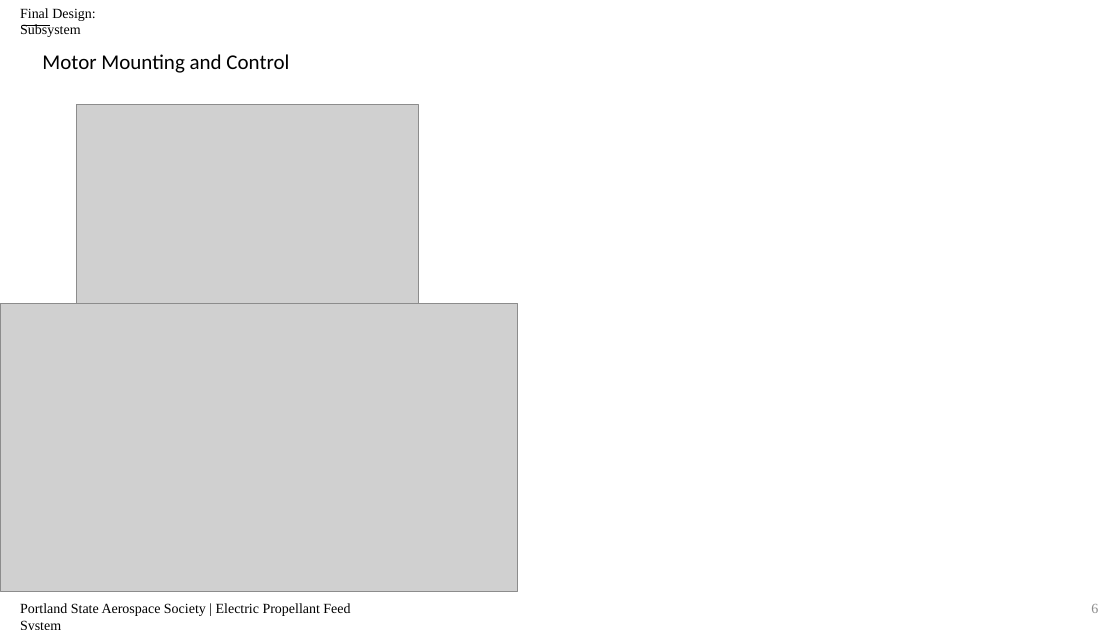
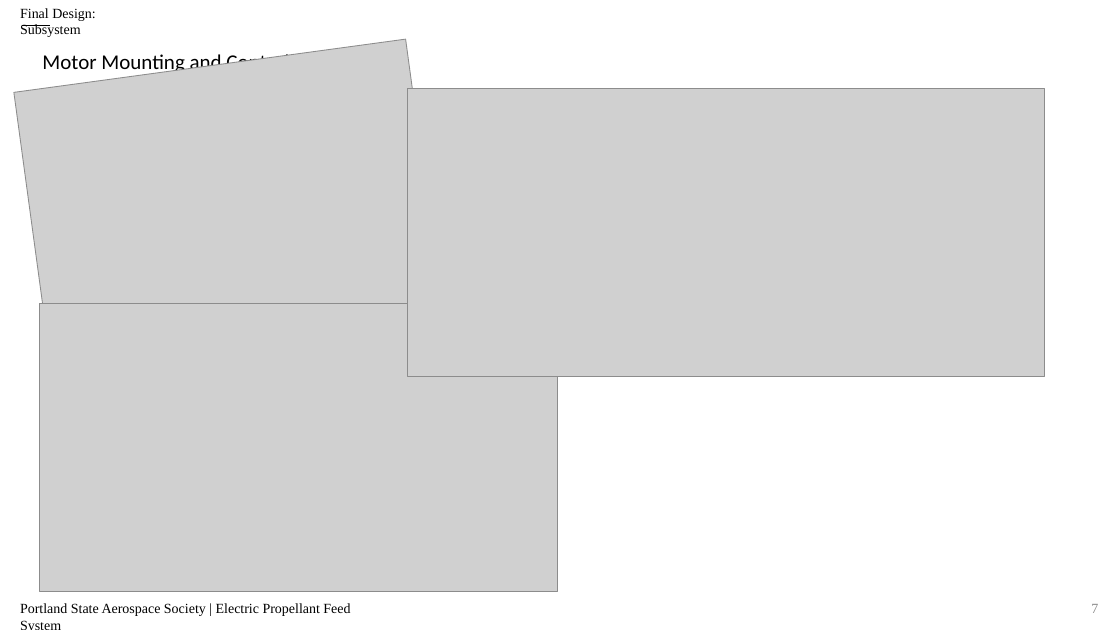
Before and after one commit to psas/electric-feed-system-prototype, a slide deck: slide 7 of Docs/Presentations/Slides/#5 design and subsystems.pptx (slide 6 before the commit). Drawn at 1120x630 pixels with LibreOffice and Linux fonts; fonts in the diff are those of the drawing; grey boxes stand for pictures. Boxes give left, top, right and bottom in pixels: in the first picture for what was removed or moved away, otherwise in the second. Text is boxed around its words. In the diff, an @@ line names an element or a change of style, - is before the commit and + after.

```diff
--- a/Docs/Presentations/Slides/#5 design and subsystems.pptx
+++ b/Docs/Presentations/Slides/#5 design and subsystems.pptx
@@ picture at <box>14,40,447,391</box>: rotation 0 to 352 degrees @@
@@ picture added at <box>408,88,1044,376</box> @@
@@ picture: place and size @@
-picture at <box>0,303,518,592</box>
+picture at <box>39,303,557,592</box>
@@ page number at <box>1091,604,1098,613</box>: text changed @@
-6
+7
```
Also in this commit, not shown: 1 slide added, 2 other files.
